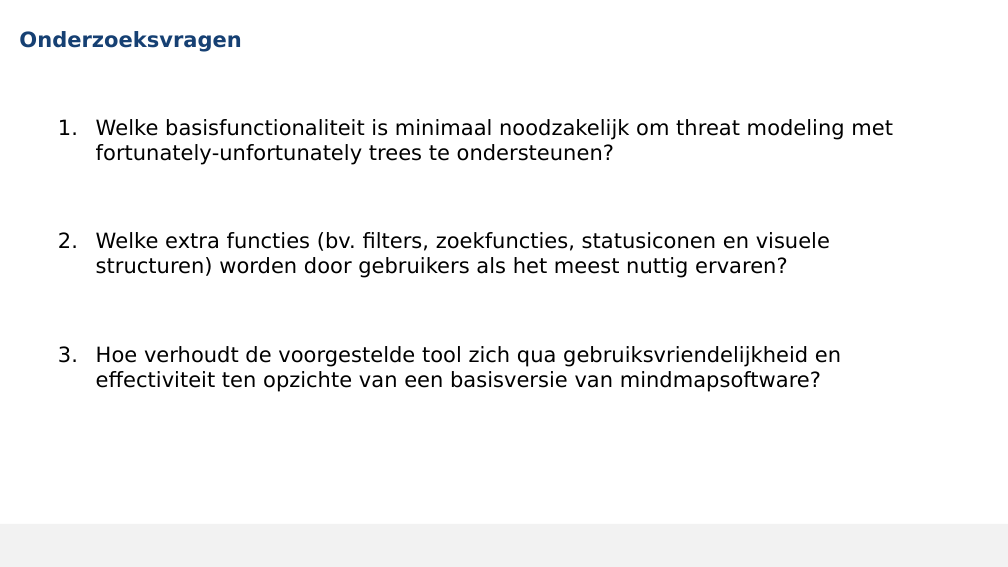
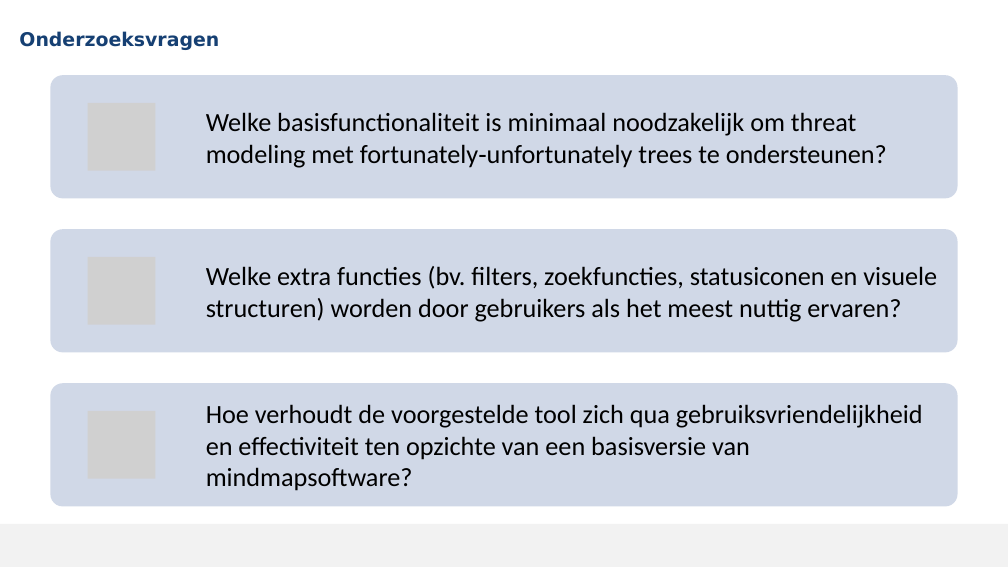
Before and after one commit to MikaG-1952764/masterproef, a slide deck: slide 4 of MP2526_Verdediging.pptx (slide 6 before the commit). Drawn at 1008x567 pixels with LibreOffice and Linux fonts; fonts in the diff are those of the drawing; grey boxes stand for pictures; background and template pictures are left out. Boxes give left, top, right and bottom in pixels: in the first picture for what was removed or moved away, otherwise in the second. Text is boxed around its words. In the diff, an @@ line names an element or a change of style, - is before the commit and + after.

```diff
--- a/MP2526_Verdediging.pptx
+++ b/MP2526_Verdediging.pptx
@@ title "Onderzoeksvragen" at (x1=19, y1=31, x2=219, y2=50): size 20 to 18 pt @@
@@ text removed at (x1=96, y1=119, x2=893, y2=392) @@
-1. Welke basisfunctionaliteit is minimaal noodzakelijk om threat modeling met fortunately‑unfortunately trees te ondersteunen?
-2. Welke extra functies (bv. filters, zoekfuncties, statusiconen en visuele structuren) worden door gebruikers als het meest nuttig ervaren?
-3. Hoe verhoudt de voorgestelde tool zich qua gebruiksvriendelijkheid en effectiviteit ten opzichte van een basisversie van mindmapsoftware?
@@ group added at (x1=51, y1=75, x2=958, y2=507): 3 rounded rectangles, 3 pictures, 3 texts @@
+Welke basisfunctionaliteit is minimaal noodzakelijk om threat modeling met fortunately‑unfortunately trees te ondersteunen?
+Welke extra functies (bv. filters, zoekfuncties, statusiconen en visuele structuren) worden door gebruikers als het meest nuttig ervaren?
+Hoe verhoudt de voorgestelde tool zich qua gebruiksvriendelijkheid en effectiviteit ten opzichte van een basisversie van mindmapsoftware?
```
Also in this commit, not shown: 12 other slides changed, 6 slides added, 16 slides removed, 1 other file.
